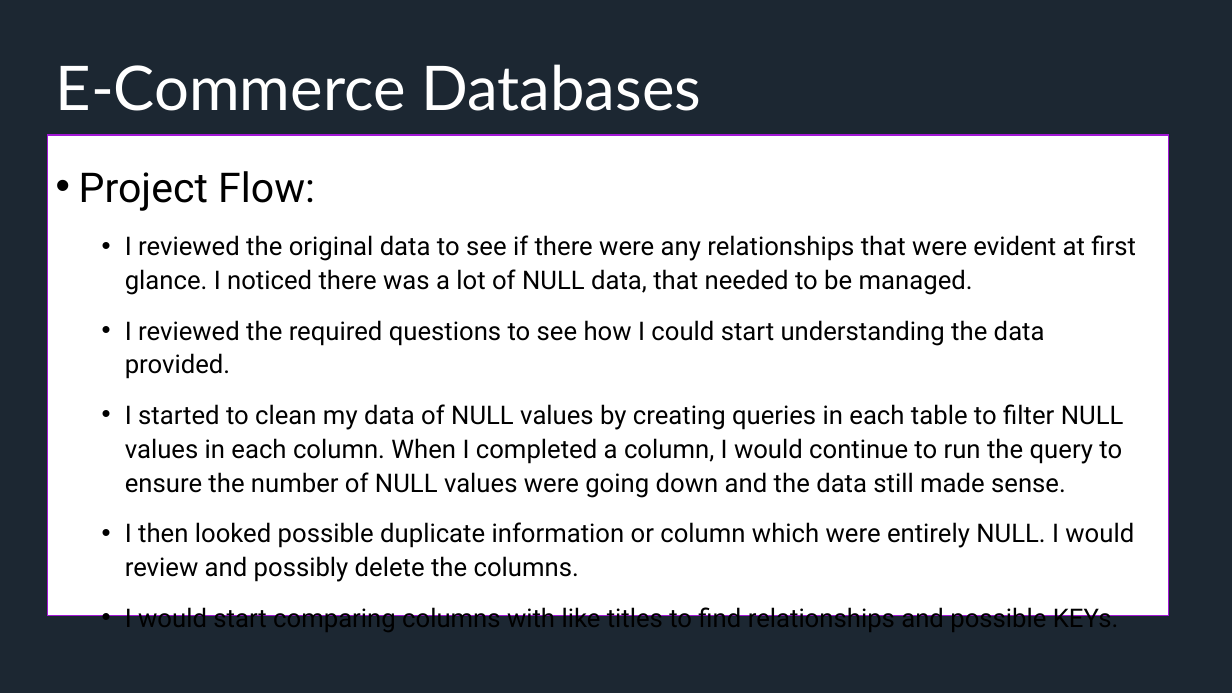
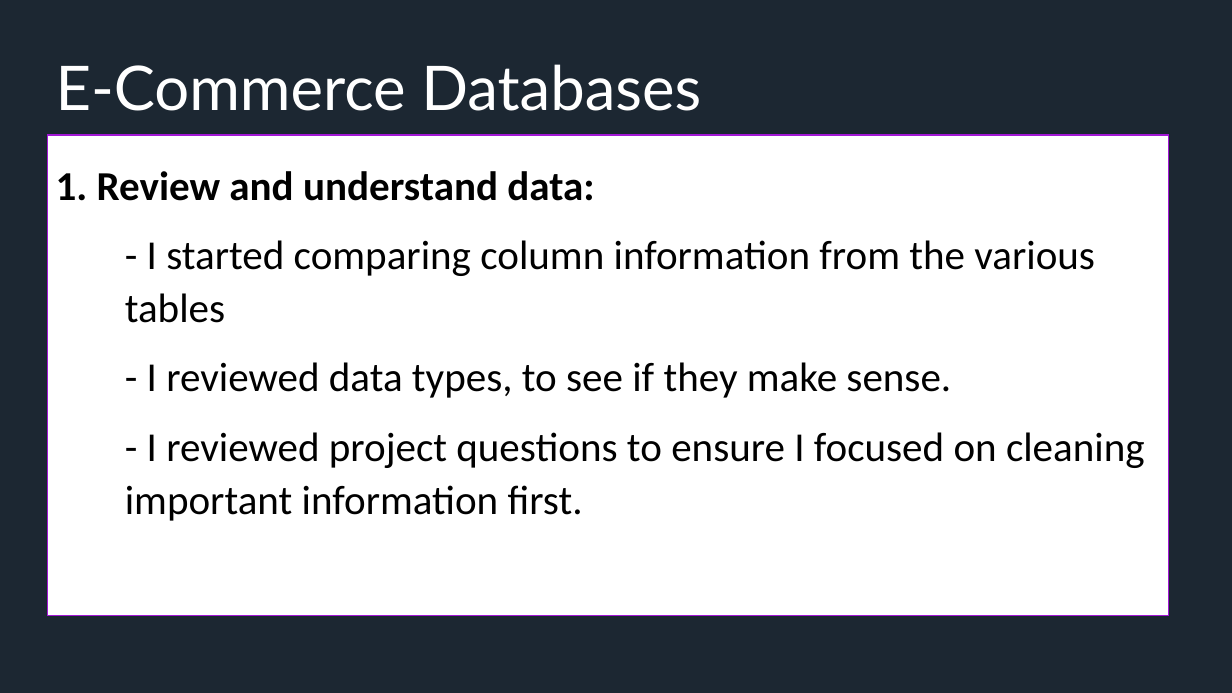
Before and after one commit to latleger/SQL-Project, a slide deck: slide 2 of presentation.pptx. Drawn at 1232x693 pixels with LibreOffice and Linux fonts; fonts in the diff are those of the drawing. Boxes give left, top, right and bottom in pixels: in the first picture for what was removed or moved away, otherwise in the second. Text is boxed around its words. In the diff, an @@ line names an element or a change of style, - is before the commit and + after.

Commit message:
updated presentation

```diff
--- a/presentation.pptx
+++ b/presentation.pptx
@@ text at (56, 171, 1145, 521): text changed; size 20 to 32 pt; font Roboto to Calibri @@
-• Project Flow:
-  • I reviewed the original data to see if there were any relationships that were evident at first glance. I noticed there was a lot of NULL data, that needed to be managed.
-  • I reviewed the required questions to see how I could start understanding the data provided.
-  • I started to clean my data of NULL values by creating queries in each table to filter NULL values in each column. When I completed a column, I would continue to run the query to ensure the number of NULL values were going down and the data still made sense.
-  • I then looked possible duplicate information or column which were entirely NULL. I would review and possibly delete the columns.
-  • I would start comparing columns with like titles to find relationships and possible KEYs.
+1. Review and understand data:
+  - I started comparing column information from the various tables
+  - I reviewed data types, to see if they make sense.
+  - I reviewed project questions to ensure I focused on cleaning important information first.
```
Also in this commit, not shown: 3 other slides changed.
